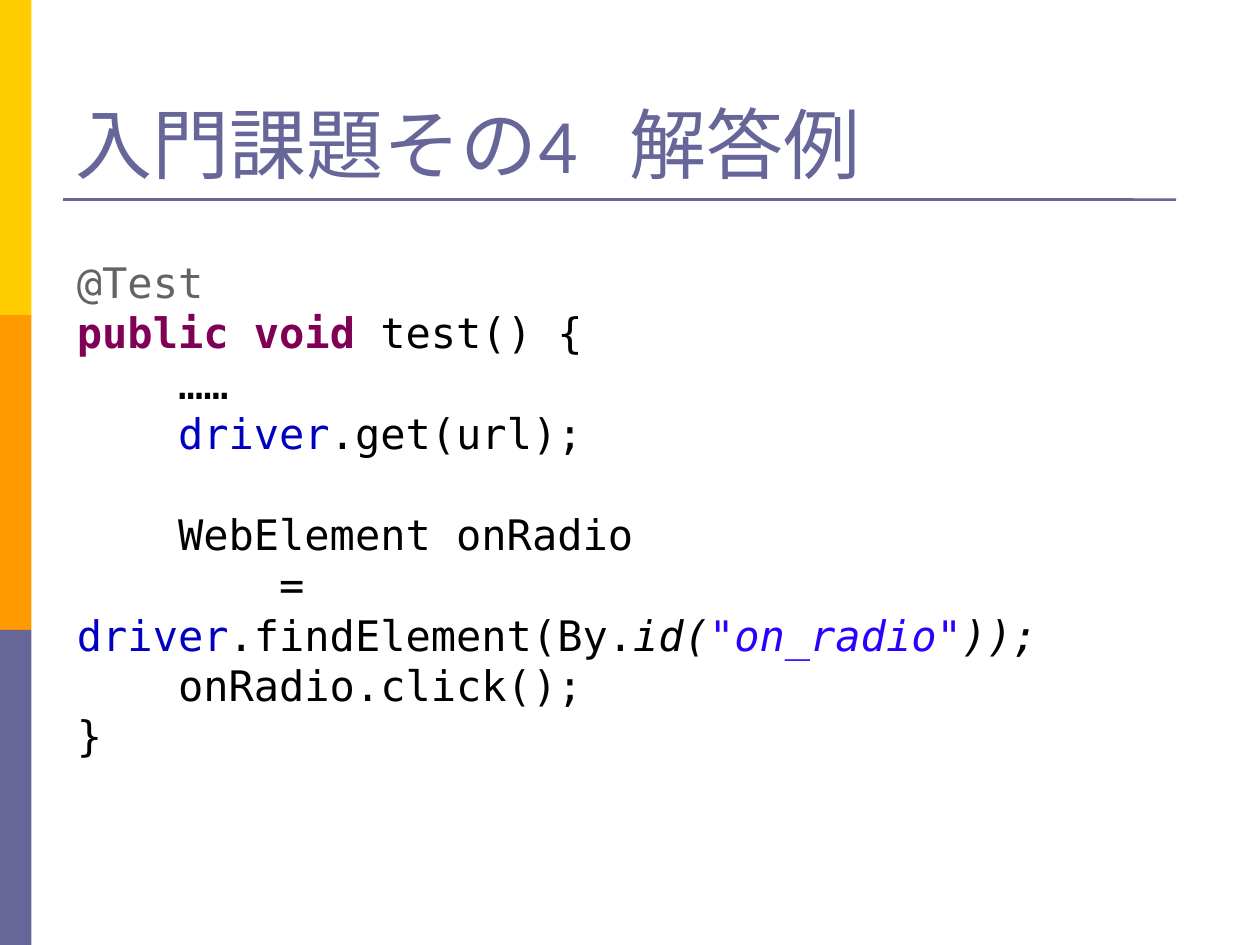
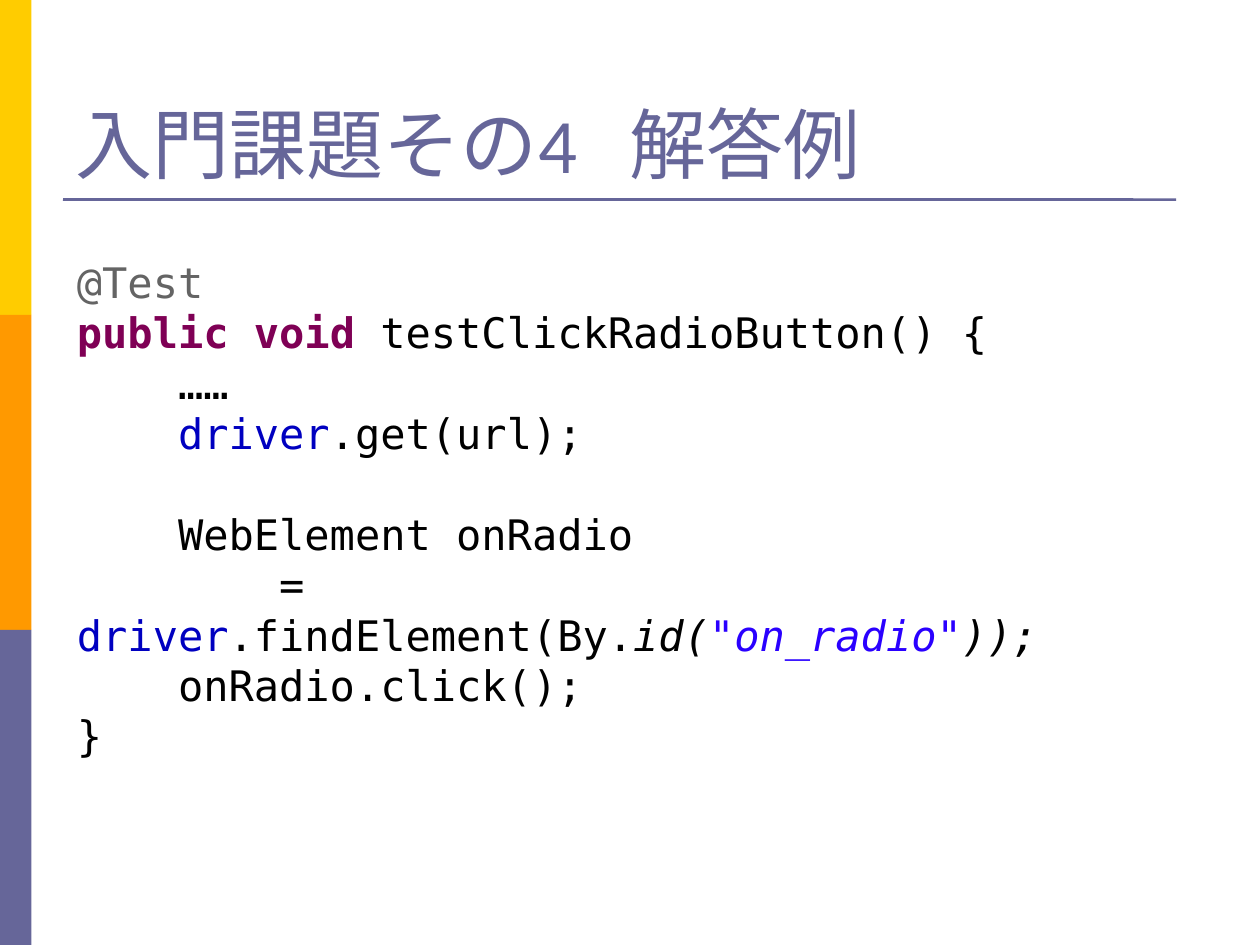
Before and after one commit to takuY-U2/STARHotel, a slide deck: slide 24 of teacher/Slide.ppt (slide 23 before the commit). Drawn at 1260x945 pixels with LibreOffice and Linux fonts; fonts in the diff are those of the drawing. Boxes give left, top, right and bottom in pixels: in the first picture for what was removed or moved away, otherwise in the second. Text is boxed around its words. In the diff, an @@ line names an element or a change of style, - is before the commit and + after.

Commit message:
refator test method name

```diff
--- a/teacher/Slide.ppt
+++ b/teacher/Slide.ppt
@@ text at bbox=[77, 314, 936, 357]: text changed; text colour #7F0055 to #000000; bold off @@
-public void test() {
+public void testClickRadioButton() {
```
Also in this commit, not shown: 10 other slides changed, 1 slide added, 17 other files.
